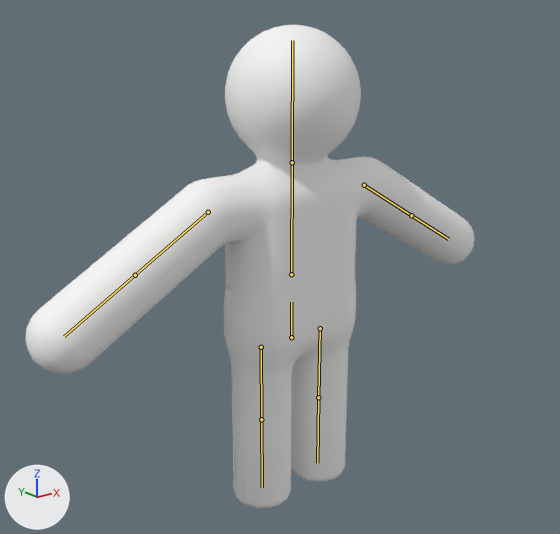
What one commit did to the glTF model assets/character.glb.
The view is the same before and after, from a 50 mm lens placed at (-1.94, -2.34, 1.96), pointed at (-0.11, -0.06, 1.05). Every picture has the same lights, and +X, +Y and +Z are marked at lower left. The first picture is the older version. The bones that change, and the others that lie on the model, are drawn over the model as lines.

In view in the first picture: 'Character'.
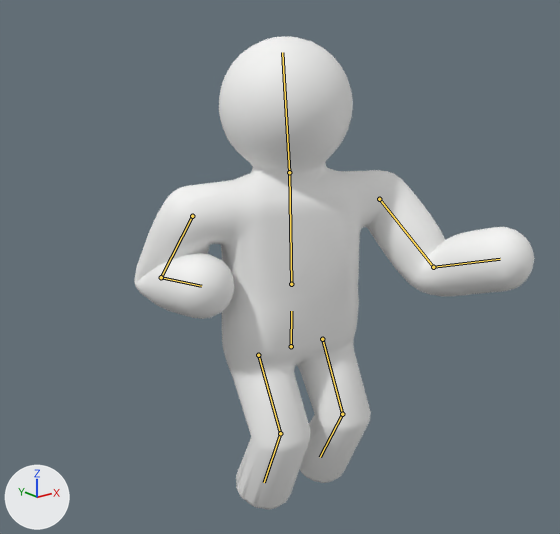
The newer file adds an action. The first version stands in its rest pose; the second is drawn at frame 6 of the action 'Thrust'.

Where the change shows, as pixel boxes (x1, y1, x2, y2) in the pictures (560 x 534 px):
'Character', posed (11% narrower)
    before: (26, 25, 475, 508)
    after: (134, 36, 535, 509)
bone 'hips', root to tip
    before: (291, 337) to (291, 302)
    after: (291, 346) to (291, 311)
bone 'spine', root to tip
    before: (291, 274) to (292, 162)
    after: (291, 284) to (289, 172)
bone 'head', root to tip
    before: (292, 162) to (292, 40)
    after: (289, 172) to (282, 52)
bone 'upper_arm.L', root to tip
    before: (364, 185) to (411, 215)
    after: (379, 199) to (433, 267)
bone 'forearm.L', root to tip
    before: (411, 215) to (448, 239)
    after: (433, 267) to (500, 259)
bone 'upper_arm.R', root to tip
    before: (208, 212) to (135, 275)
    after: (192, 216) to (161, 277)
bone 'forearm.R', root to tip
    before: (135, 275) to (64, 336)
    after: (161, 277) to (201, 286)
bone 'thigh.L', root to tip
    before: (320, 328) to (318, 397)
    after: (322, 339) to (342, 414)
bone 'shin.L', root to tip
    before: (318, 397) to (317, 463)
    after: (342, 414) to (320, 457)
bone 'thigh.R', root to tip
    before: (261, 347) to (261, 419)
    after: (258, 355) to (280, 433)
bone 'shin.R', root to tip
    before: (261, 419) to (262, 487)
    after: (280, 433) to (264, 482)

Edits to the bpy script that builds the scene:
```text
Change bone_hips:
    where bone_hips = bpy.data.objects['CharacterRig'].pose.bones['hips']  # child of 'root'
    bone_hips.location: (0.0, 0.0, 0.0) -> (0.0, -0.041, 0.0)
    bone_hips.rotation_quaternion: (1.0, 0.0, 0.0, 0.0) -> (0.998, 0.0, -0.057, 0.0)  # degrees (0, 0, 0) -> degrees (0, -7, 0)
Change bone_spine:
    where bone_spine = bpy.data.objects['CharacterRig'].pose.bones['spine']  # child of 'hips'
    bone_spine.rotation_quaternion: (1.0, 0.0, 0.0, 0.0) -> (0.994, -0.022, -0.106, 0.002)  # degrees (0, 0, 0) -> degrees (-3, -12, 1)
Change bone_head:
    where bone_head = bpy.data.objects['CharacterRig'].pose.bones['head']  # child of 'spine'
    bone_head.rotation_quaternion: (1.0, 0.0, 0.0, 0.0) -> (0.988, -0.026, 0.147, 0.008)  # degrees (0, 0, 0) -> degrees (-3, 17, 0)
Change bone_upper_arm_l:
    where bone_upper_arm_l = bpy.data.objects['CharacterRig'].pose.bones['upper_arm.L']  # child of 'spine'
    bone_upper_arm_l.rotation_quaternion: (1.0, 0.0, 0.0, 0.0) -> (-0.94, -0.255, 0.0, 0.225)  # degrees (0, 0, 0) -> degrees (29, 7, -25)
Change bone_forearm_l:
    where bone_forearm_l = bpy.data.objects['CharacterRig'].pose.bones['forearm.L']  # child of 'upper_arm.L'
    bone_forearm_l.rotation_quaternion: (1.0, 0.0, 0.0, 0.0) -> (0.831, 0.44, 0.0, 0.338)  # degrees (0, 0, 0) -> degrees (50, -17, 36)
Change bone_upper_arm_r:
    where bone_upper_arm_r = bpy.data.objects['CharacterRig'].pose.bones['upper_arm.R']  # child of 'spine'
    bone_upper_arm_r.rotation_quaternion: (1.0, 0.0, 0.0, 0.0) -> (0.904, -0.302, 0.0, 0.301)  # degrees (0, 0, 0) -> degrees (-34, 10, 34)
Change bone_forearm_r:
    where bone_forearm_r = bpy.data.objects['CharacterRig'].pose.bones['forearm.R']  # child of 'upper_arm.R'
    bone_forearm_r.rotation_quaternion: (1.0, 0.0, 0.0, 0.0) -> (0.393, 0.704, 0.052, 0.589)  # degrees (0, 0, 0) -> degrees (90, -52, 61)
Change bone_thigh_l:
    where bone_thigh_l = bpy.data.objects['CharacterRig'].pose.bones['thigh.L']  # child of 'hips'
    bone_thigh_l.rotation_quaternion: (1.0, 0.0, 0.0, 0.0) -> (0.968, 0.249, 0.0, -0.001)  # degrees (0, 0, 0) -> degrees (29, 0, 0)
Change bone_shin_l:
    where bone_shin_l = bpy.data.objects['CharacterRig'].pose.bones['shin.L']  # child of 'thigh.L'
    bone_shin_l.rotation_quaternion: (1.0, 0.0, 0.0, 0.0) -> (0.877, -0.481, 0.0, 0.0)  # degrees (0, 0, 0) -> degrees (-57, 0, 0)
Change bone_thigh_r:
    where bone_thigh_r = bpy.data.objects['CharacterRig'].pose.bones['thigh.R']  # child of 'hips'
    bone_thigh_r.rotation_quaternion: (1.0, 0.0, 0.0, 0.0) -> (0.964, 0.267, 0.0, 0.001)  # degrees (0, 0, 0) -> degrees (31, 0, 0)
Change bone_shin_r:
    where bone_shin_r = bpy.data.objects['CharacterRig'].pose.bones['shin.R']  # child of 'thigh.R'
    bone_shin_r.rotation_quaternion: (1.0, 0.0, 0.0, 0.0) -> (0.886, -0.463, 0.0, 0.0)  # degrees (0, 0, 0) -> degrees (-55, 0, 0)
```
